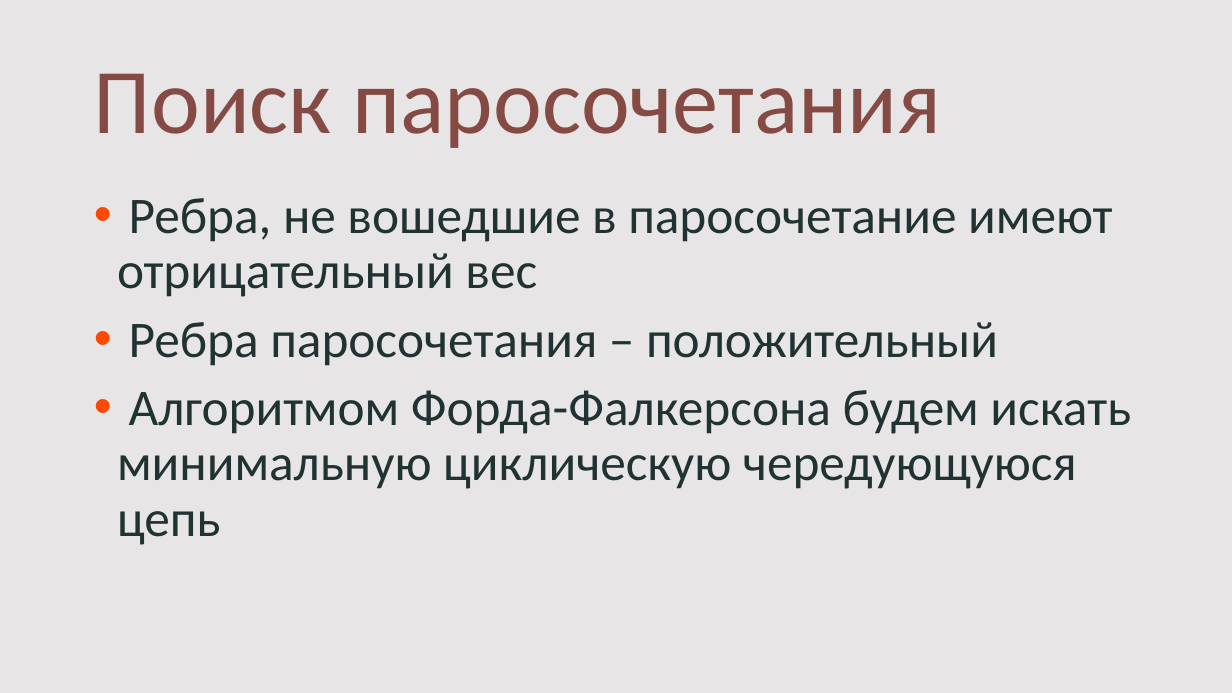
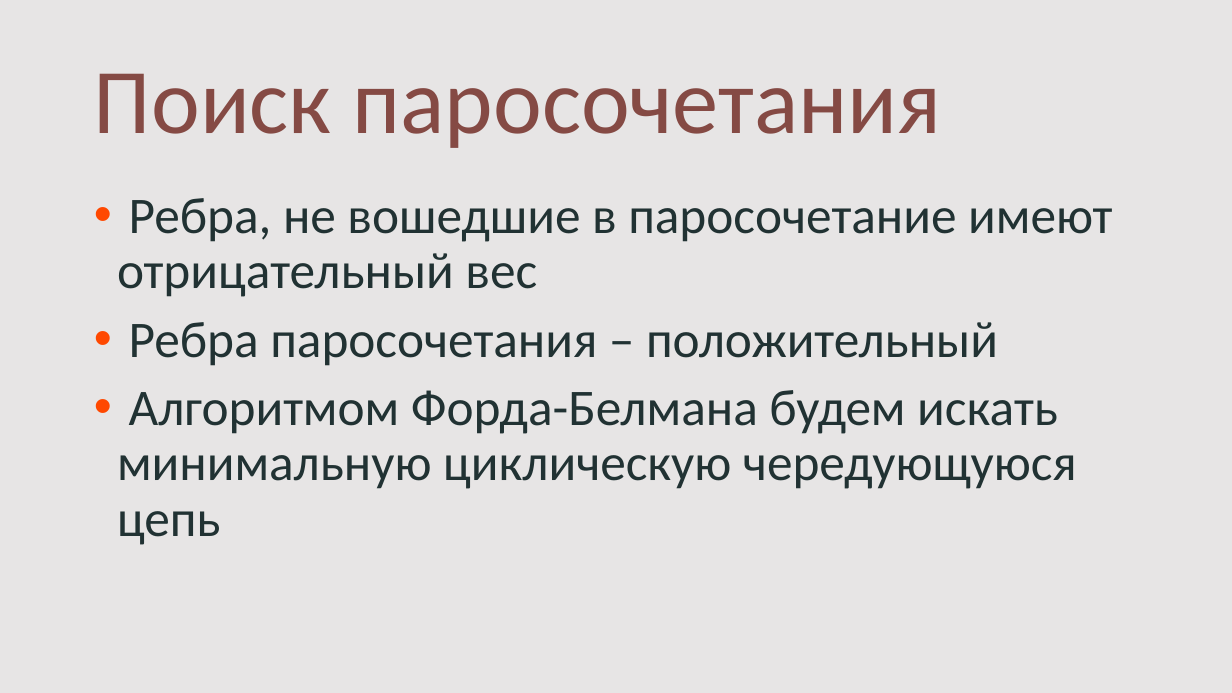
Before and after one commit to gotthit/TSPMethods, a slide deck: slide 70 of Presentation.pptx (slide 69 before the commit). Drawn at 1232x693 pixels with LibreOffice and Linux fonts; fonts in the diff are those of the drawing. Boxes give left, top, right and bottom in pixels: in the first picture for what was removed or moved away, otherwise in the second. Text is boxed around its words. In the diff, an @@ line names an element or a change of style, - is before the commit and + after.

```diff
--- a/Presentation.pptx
+++ b/Presentation.pptx
@@ text at <box>117,390,1077,545</box>: text changed @@
-• Алгоритмом Форда-Фалкерсона будем искать минимальную циклическую чередующуюся цепь
+• Алгоритмом Форда-Белмана будем искать минимальную циклическую чередующуюся цепь
```
Also in this commit, not shown: 1 slide added.
